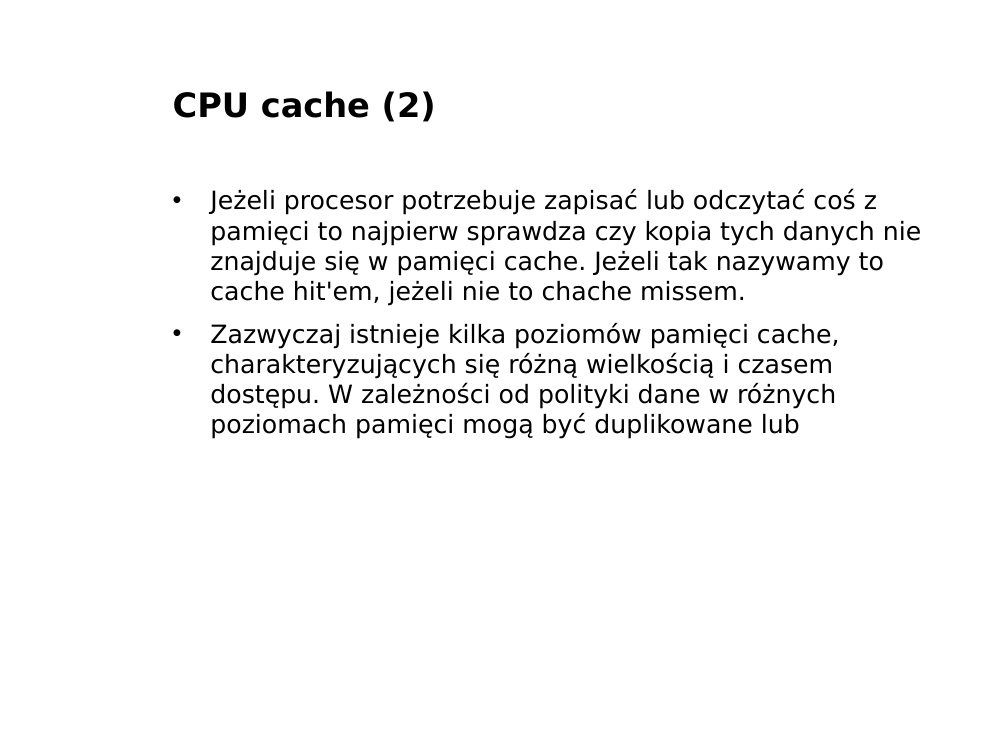
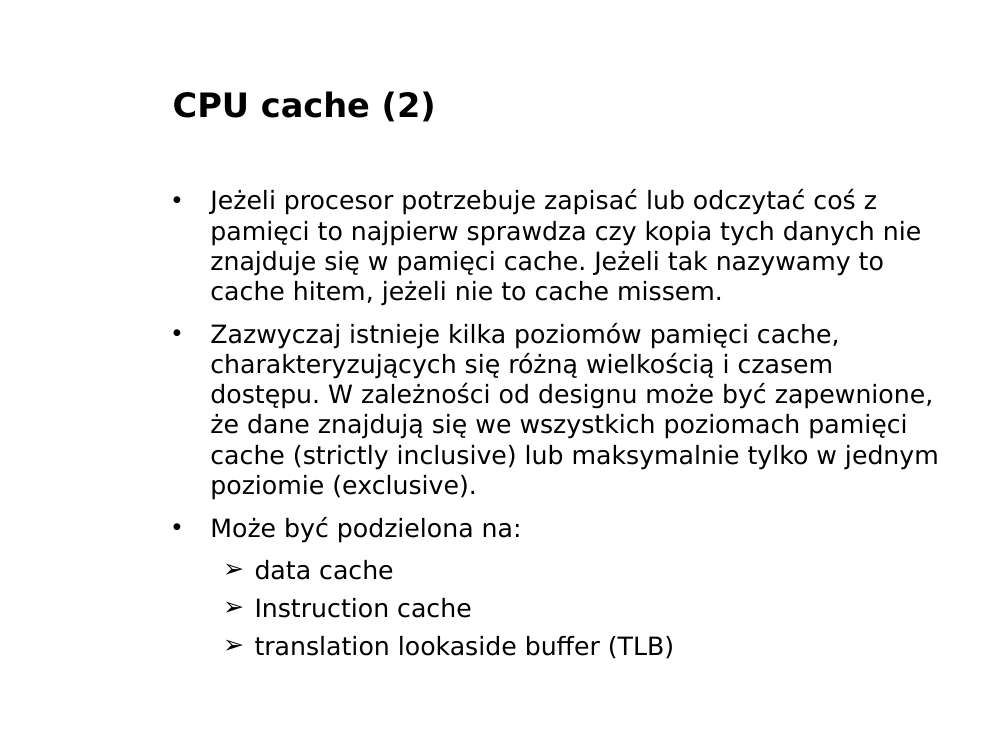
Before and after one commit to bercik/pn_prezentacja, a slide deck: slide 86 of prezentacja2.odp. Drawn at 1008x756 pixels with LibreOffice and Linux fonts; fonts in the diff are those of the drawing; background and template pictures are left out. Boxes give left, top, right and bottom in pixels: in the first picture for what was removed or moved away, otherwise in the second. Text is boxed around its words. In the diff, an @@ line names an element or a change of style, - is before the commit and + after.

Commit message:
more cpu cache

```diff
--- a/prezentacja2.odp
+++ b/prezentacja2.odp
@@ text at bbox=[210, 188, 939, 659]: text changed @@
-• Jeżeli procesor potrzebuje zapisać lub odczytać coś z pamięci to najpierw sprawdza czy kopia tych danych nie znajduje się w pamięci cache. Jeżeli tak nazywamy to cache hit'em, jeżeli nie to chache missem.
-• Zazwyczaj istnieje kilka poziomów pamięci cache, charakteryzujących się różną wielkością i czasem dostępu. W zależności od polityki dane w różnych poziomach pamięci mogą być duplikowane lub
+• Jeżeli procesor potrzebuje zapisać lub odczytać coś z pamięci to najpierw sprawdza czy kopia tych danych nie znajduje się w pamięci cache. Jeżeli tak nazywamy to cache hitem, jeżeli nie to cache missem.
+• Zazwyczaj istnieje kilka poziomów pamięci cache, charakteryzujących się różną wielkością i czasem dostępu. W zależności od designu może być zapewnione, że dane znajdują się we wszystkich poziomach pamięci cache (strictly inclusive) lub maksymalnie tylko w jednym poziomie (exclusive).
+• Może być podzielona na:
+  ➢ data cache
+  ➢ Instruction cache
+  ➢ translation lookaside buffer (TLB)
```
Also in this commit, not shown: 2 slides added, 4 other files.
